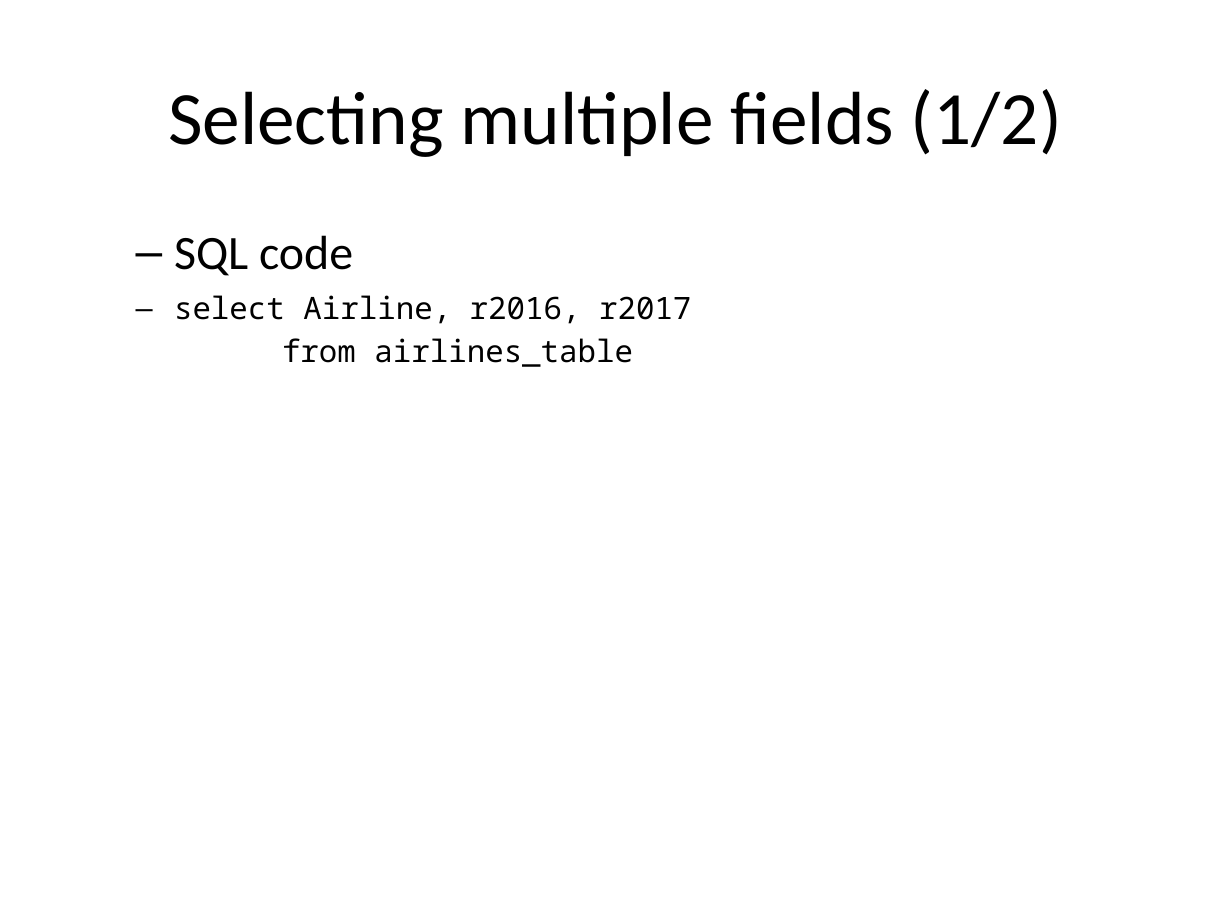
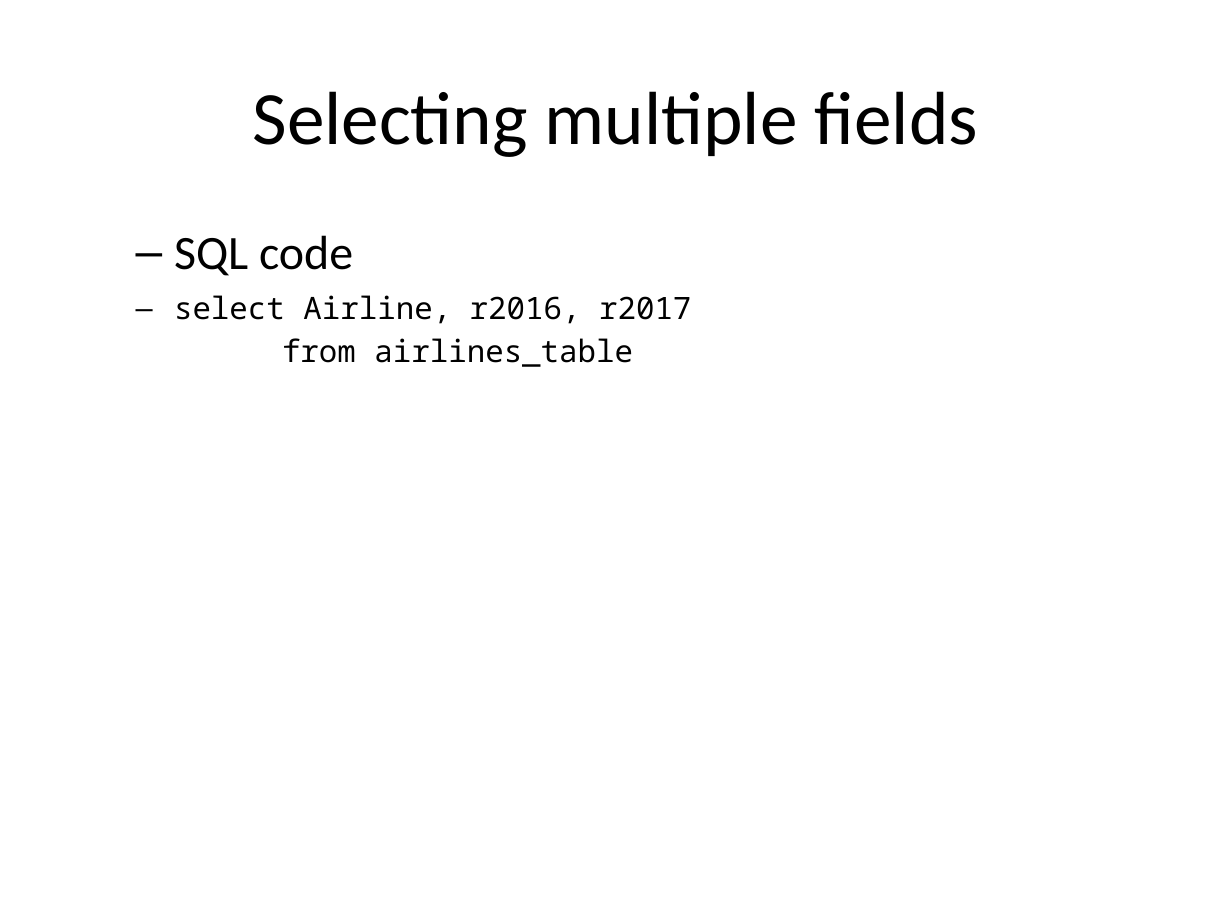
Before and after one commit to pmean/introduction-to-sql, a slide deck: slide 13 of src/select.pptx (slide 8 before the commit). Drawn at 1232x924 pixels with LibreOffice and Linux fonts; fonts in the diff are those of the drawing. Boxes give left, top, right and bottom in pixels: in the first picture for what was removed or moved away, otherwise in the second. Text is boxed around its words. In the diff, an @@ line names an element or a change of style, - is before the commit and + after.

```diff
--- a/src/select.pptx
+++ b/src/select.pptx
@@ title at <box>252,91,978,157</box>: text changed @@
-Selecting multiple fields (1/2)
+Selecting multiple fields
```
Also in this commit, not shown: 7 other slides changed, 12 slides added, 1 slide removed, 17 other files.
